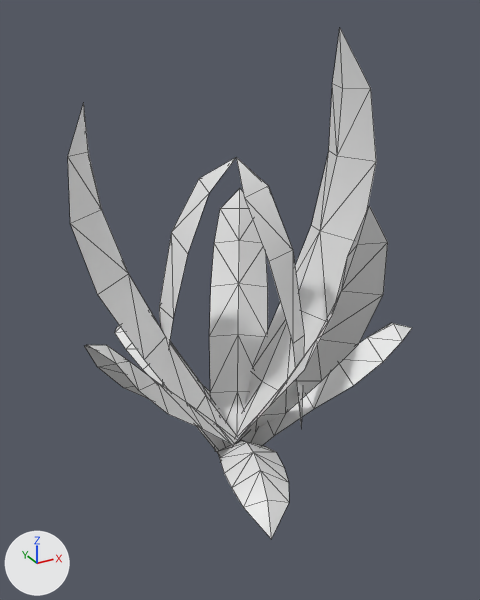
Two versions of the OBJ model game/assets/models/plants/SM_Plant_NestFernYoung_Leaf.obj, one commit apart.
Camera for both pictures: a camera (50 mm lens) standing at (-0.663, -1.221, 1.028) and looking at (0.02, 0.021, 0.407). Every picture has the same lights, and +X, +Y and +Z are marked at lower left. The older version comes first. Mesh edges are drawn as thin lines. Where no turn or scale is listed for an object, it has been applied to the vertices. Vertices at exactly the same position are counted once.

Script lines for the objects in view, before the commit:
```python
me_sm_plant_nestfernyoung_leaf = bpy.data.meshes.new('SM_Plant_NestFernYoung_Leaf')
me_sm_plant_nestfernyoung_leaf.from_pydata(...)  # 192 vertices, 222 faces; spans x -0.382..0.378, y -0.403..0.393, z -0.002..0.99
ob_sm_plant_nestfernyoung_leaf = bpy.data.objects.new('SM_Plant_NestFernYoung_Leaf', me_sm_plant_nestfernyoung_leaf)
ob_sm_plant_nestfernyoung_leaf.location = (0.0, 0.0, 0.0)
```
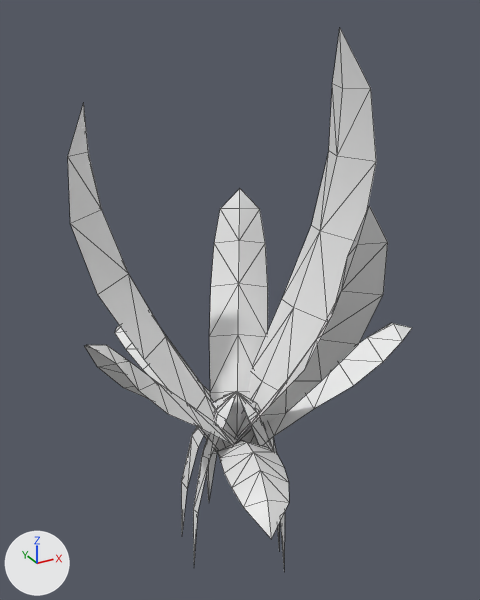
Where the change shows, as pixel boxes [x1, y1, x2, y2] in the pictures (480 x 600 px):
'SM_Plant_NestFernYoung_Leaf', reshaped: before [68, 29, 412, 539]; after [68, 29, 412, 564]
part 1 of me_sm_plant_nestfernyoung_leaf, added: after [181, 391, 285, 564]
part 2 of me_sm_plant_nestfernyoung_leaf, deleted: before [159, 157, 304, 423]

The edits, one by one:
me_sm_plant_nestfernyoung_leaf is used by ob_sm_plant_nestfernyoung_leaf; location (0.0, 0.0, 0.0).
me_sm_plant_nestfernyoung_leaf had 192 vertices, 222 faces and spanned x -0.382..0.378, y -0.403..0.393, z -0.002..0.99.
me_sm_plant_nestfernyoung_leaf now has 232 vertices, 270 faces and spans x -0.382..0.378, y -0.403..0.393, z -0.327..0.99.
me_sm_plant_nestfernyoung_leaf part 1: a new loose piece of 61 vertices spanning x -0.138..0.106, y -0.131..0.119, z -0.327..0.178.
Part 2, on me_sm_plant_nestfernyoung_leaf:
21 vertices are removed from x -0.144..0.104, y -0.171..0.154, z 0.132..0.744.
24 faces are deleted.
